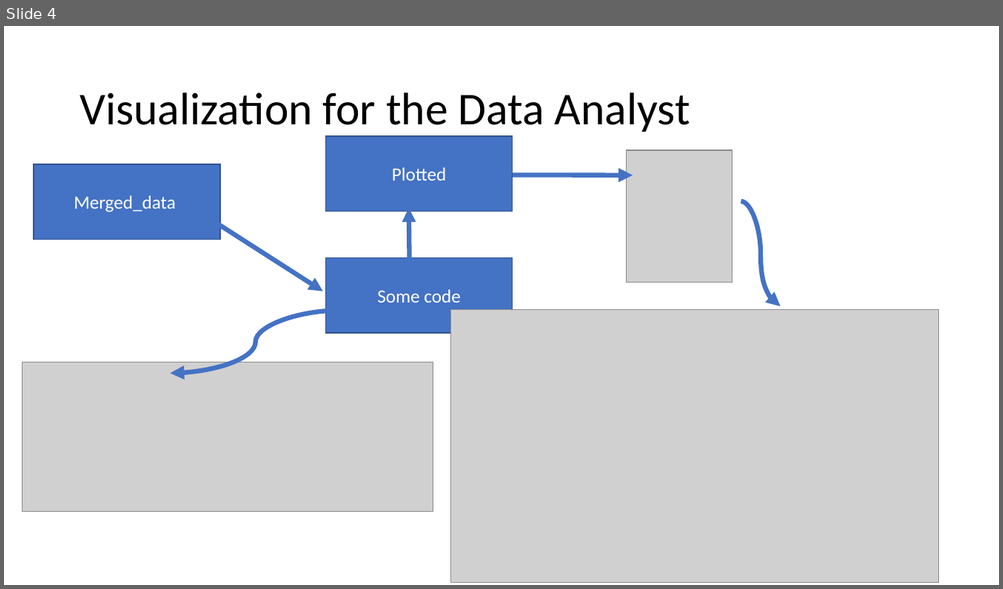
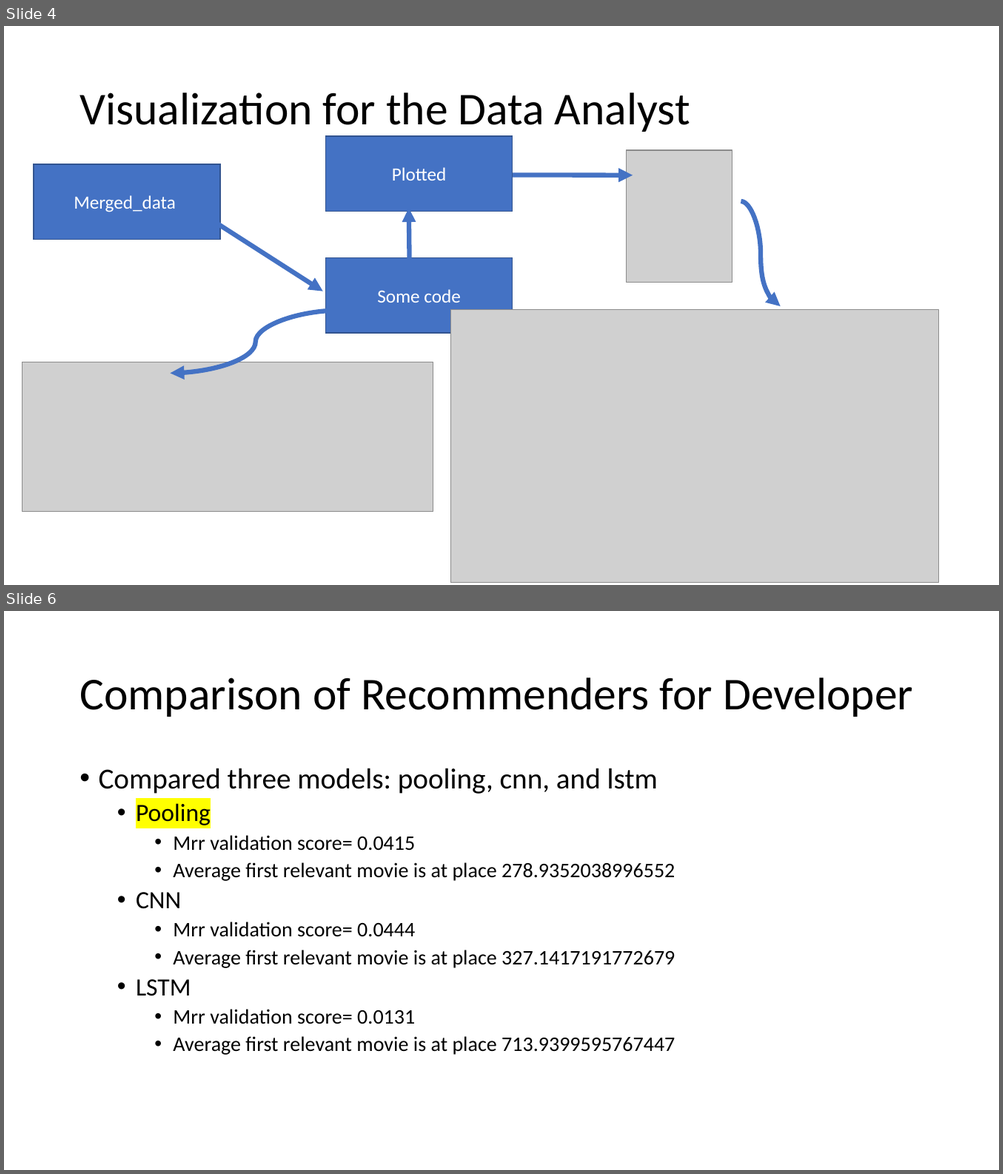
Before and after one commit to maciejkula/spotlight, a slide deck: presentation/Demo Sprint 1.pptx. Shown one above the other, each under a label of ours: slide 4 before the commit, slides 4 and 6 after it; the slides between them are not shown. The pictures are 1003x589 and 1003x1174 pixels, drawn with LibreOffice and Linux fonts; fonts in the diff are those of the drawing; grey boxes stand for pictures. Boxes give left, top, right and bottom in pixels: in the first picture for what was removed or moved away, otherwise in the second. Text is boxed around its words. In the diff, an @@ line names an element or a change of style, - is before the commit and + after.

```diff
--- a/presentation/Demo Sprint 1.pptx
+++ b/presentation/Demo Sprint 1.pptx
@@ slide 6 added at [4,611,999,1170], background #FFFFFF @@
@@ title added at [79,678,913,717], 44 pt, text #000000 @@
+Comparison of Recommenders for Developer
@@ text added at [99,768,674,1055], 20 pt, text #000000 @@
+• Compared three models: pooling, cnn, and lstm
+  • Pooling
+    • Mrr validation score= 0.0415
+    • Average first relevant movie is at place 278.9352038996552
+  • CNN
+    • Mrr validation score= 0.0444
+    • Average first relevant movie is at place 327.1417191772679
+  • LSTM
+    • Mrr validation score= 0.0131
+    • Average first relevant movie is at place 713.9399595767447
```
Also in this commit, not shown: 1 other slide added, 1 other file.
